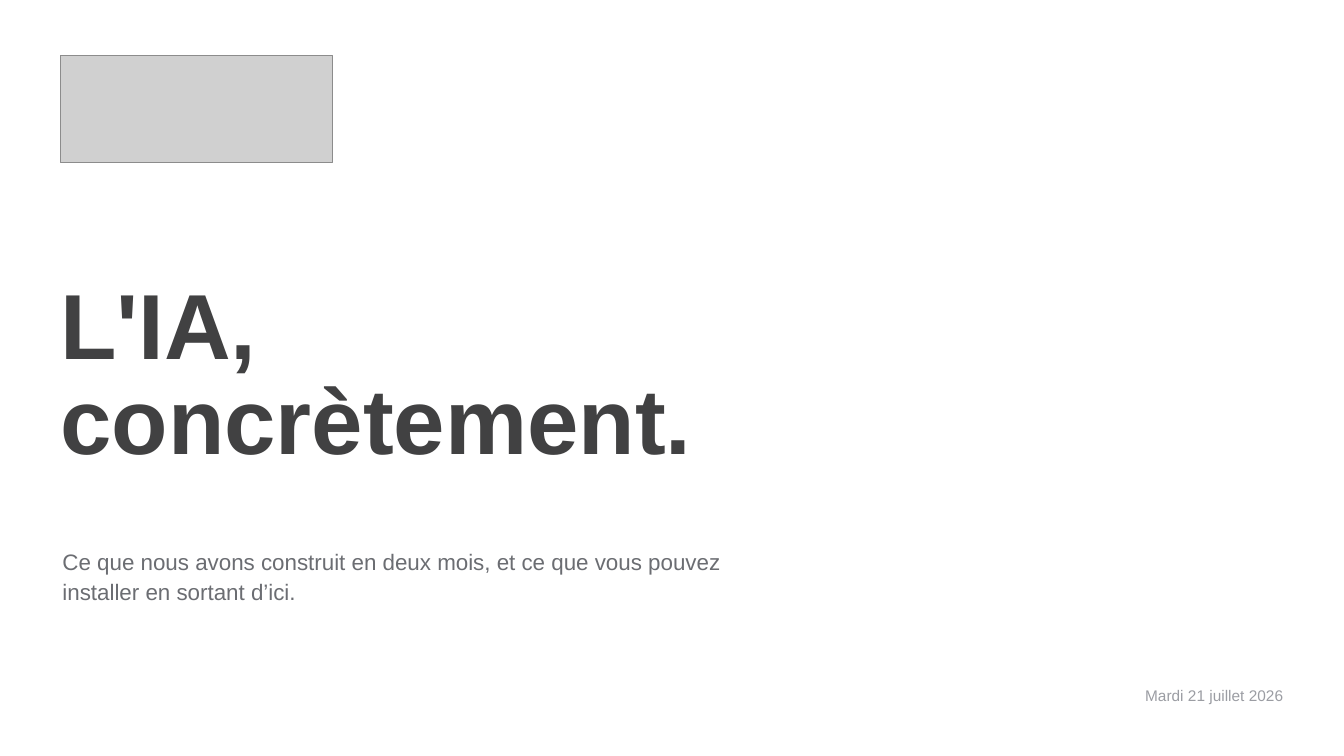
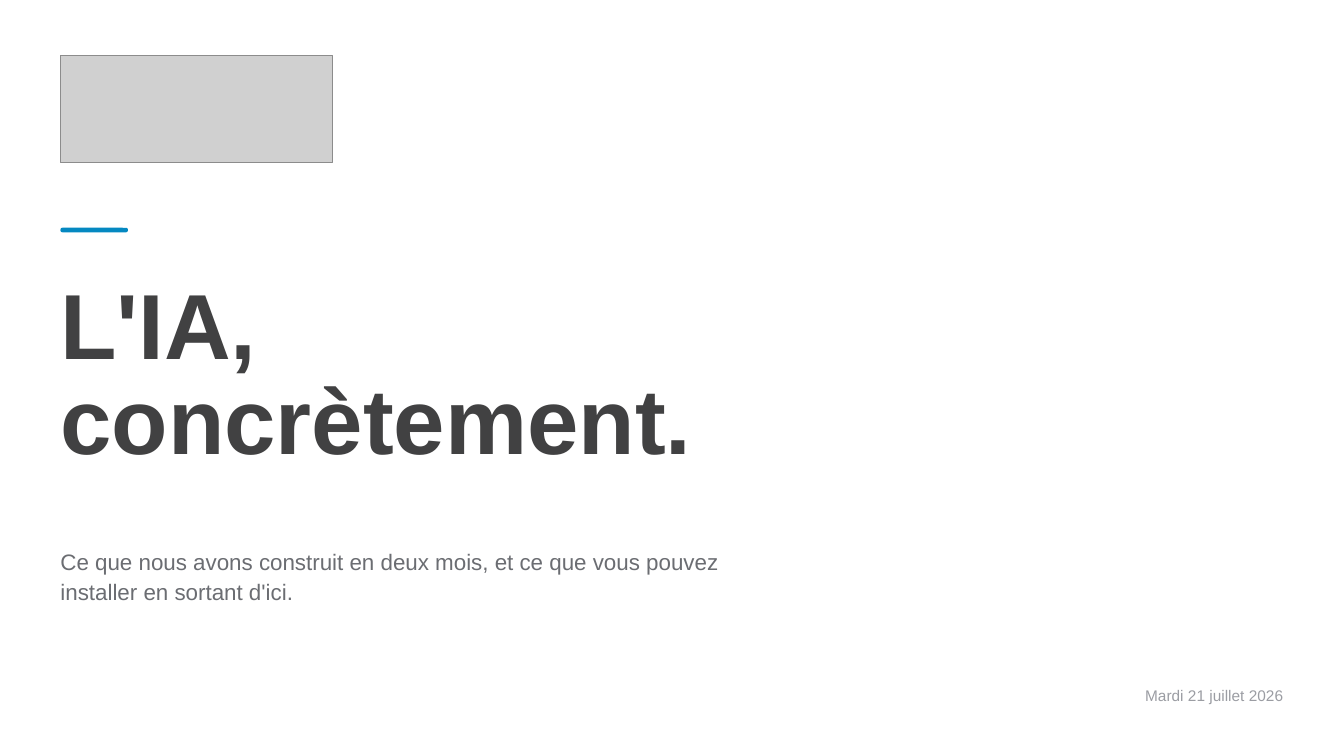
Before and after one commit to felixuniversityca-svg/task-dashboard, a slide deck: slide 2 of LIA-concretement-CC-anime.pptx. Drawn at 1344x756 pixels with LibreOffice and Linux fonts; fonts in the diff are those of the drawing; grey boxes stand for pictures. Boxes give left, top, right and bottom in pixels: in the first picture for what was removed or moved away, otherwise in the second. Text is boxed around its words. In the diff, an @@ line names an element or a change of style, - is before the commit and + after.

```diff
--- a/LIA-concretement-CC-anime.pptx
+++ b/LIA-concretement-CC-anime.pptx
@@ rounded rectangle added at (60, 228, 128, 232), fill #0488C1 @@
@@ text at (60, 554, 718, 600): text changed @@
-Ce que nous avons construit en deux mois, et ce que vous pouvez installer en sortant d’ici.
+Ce que nous avons construit en deux mois, et ce que vous pouvez installer en sortant d'ici.
```
Also in this commit, not shown: 36 other slides changed.
